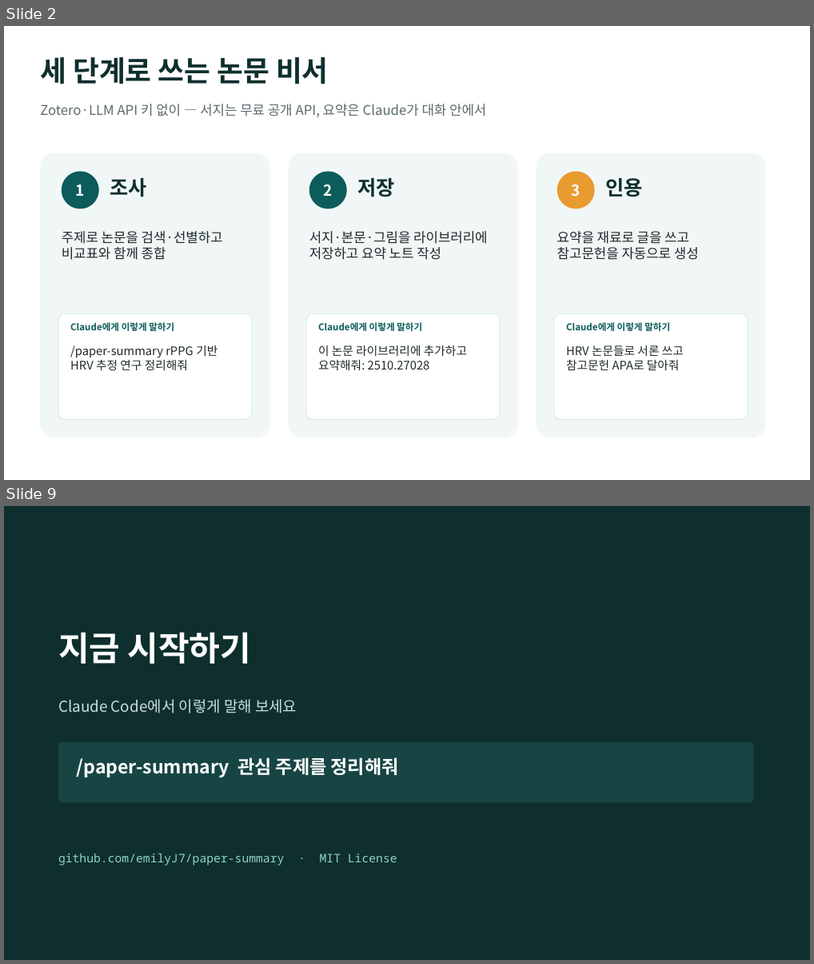
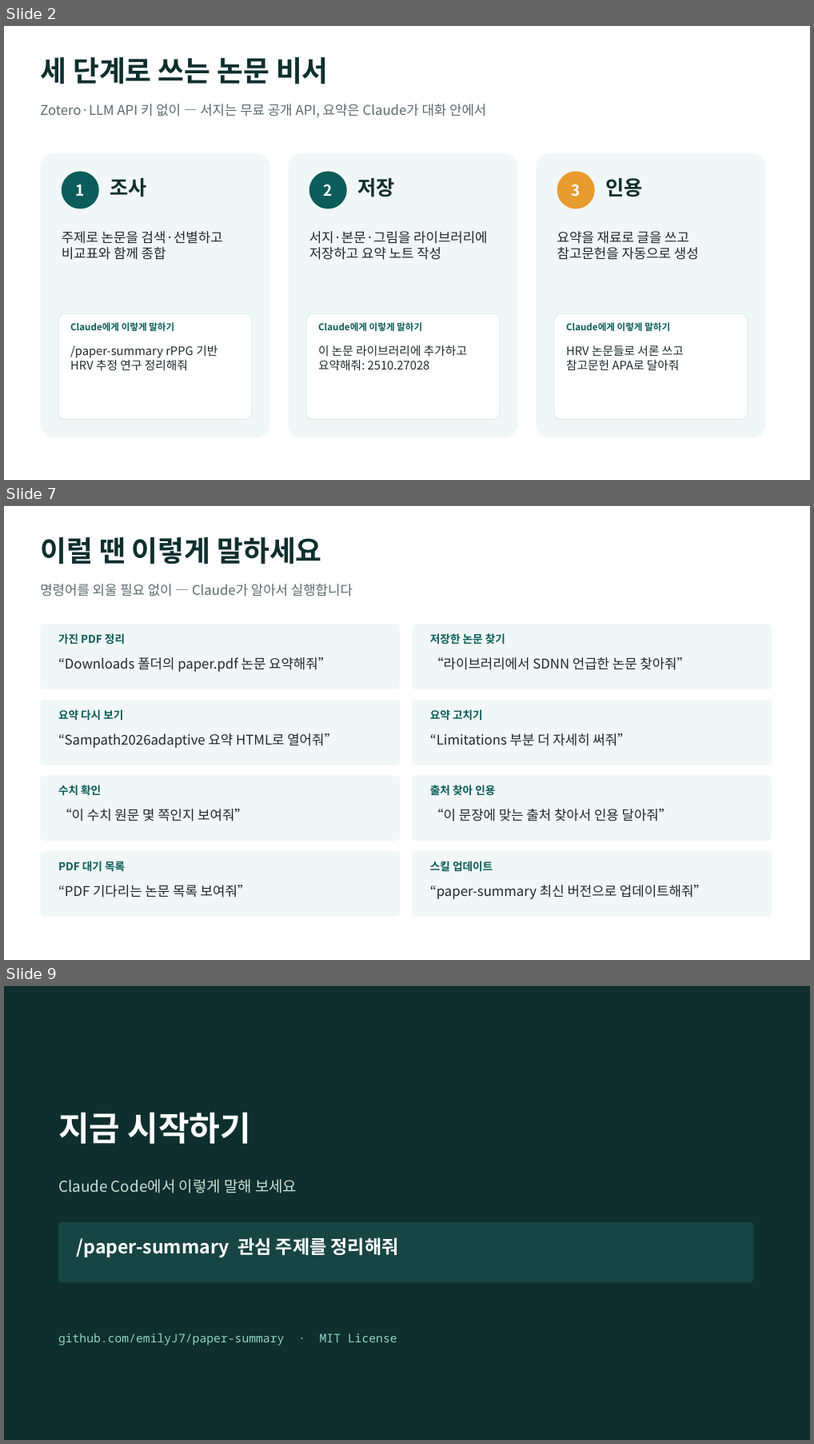
Before and after one commit to emilyJ7/paper-summary, a slide deck: docs/paper-summary_사용가이드.pptx. Shown one above the other, each under a label of ours: slides 2 and 9 before the commit, slides 2, 7 and 9 after it; the slides between them are not shown. The pictures are 814x964 and 814x1444 pixels, drawn with LibreOffice and Linux fonts; fonts in the diff are those of the drawing. Boxes give left, top, right and bottom in pixels: in the first picture for what was removed or moved away, otherwise in the second. Text is boxed around its words. In the diff, an @@ line names an element or a change of style, - is before the commit and + after.

```diff
--- a/docs/paper-summary_사용가이드.pptx
+++ b/docs/paper-summary_사용가이드.pptx
@@ slide 7 added at (4, 506, 810, 960), background #FFFFFF @@
@@ text added at (40, 537, 322, 564), 34 pt, text #0E2F2E, bold @@
+이럴 땐 이렇게 말하세요
@@ text added at (40, 584, 353, 596), 16 pt, text #5C6B6D @@
+명령어를 외울 필요 없이 — Claude가 알아서 실행합니다
@@ rounded rectangle added at (40, 624, 400, 689), fill #F1F7F6 @@
@@ rounded rectangle added at (412, 624, 772, 689), fill #F1F7F6 @@
@@ text added at (58, 633, 125, 644), 13 pt, text #0B5C5A, bold @@
+가진 PDF 정리
@@ text added at (430, 633, 506, 644), 13 pt, text #0B5C5A, bold @@
+저장한 논문 찾기
@@ text added at (58, 657, 331, 672), 16 pt, text #1F292B @@
+“Downloads 폴더의 paper.pdf 논문 요약해줘”
@@ text added at (430, 657, 690, 670), 16 pt, text #1F292B @@
+“라이브러리에서 SDNN 언급한 논문 찾아줘”
@@ rounded rectangle added at (40, 700, 400, 765), fill #F1F7F6 @@
@@ text added at (58, 709, 123, 720), 13 pt, text #0B5C5A, bold @@
+요약 다시 보기
@@ rounded rectangle added at (412, 700, 772, 765), fill #F1F7F6 @@
@@ text added at (430, 709, 483, 720), 13 pt, text #0B5C5A, bold @@
+요약 고치기
@@ text added at (58, 733, 338, 748), 16 pt, text #1F292B @@
+“Sampath2026adaptive 요약 HTML로 열어줘”
@@ text added at (430, 733, 631, 746), 16 pt, text #1F292B @@
+“Limitations 부분 더 자세히 써줘”
@@ rounded rectangle added at (40, 776, 400, 840), fill #F1F7F6 @@
@@ text added at (58, 784, 101, 796), 13 pt, text #0B5C5A, bold @@
+수치 확인
@@ rounded rectangle added at (412, 776, 772, 840), fill #F1F7F6 @@
@@ text added at (430, 784, 495, 796), 13 pt, text #0B5C5A, bold @@
+출처 찾아 인용
@@ text added at (58, 808, 248, 821), 16 pt, text #1F292B @@
+“이 수치 원문 몇 쪽인지 보여줘”
@@ text added at (430, 808, 673, 821), 16 pt, text #1F292B @@
+“이 문장에 맞는 출처 찾아서 인용 달아줘”
@@ rounded rectangle added at (40, 851, 400, 916), fill #F1F7F6 @@
@@ text added at (58, 860, 125, 872), 13 pt, text #0B5C5A, bold @@
+PDF 대기 목록
@@ rounded rectangle added at (412, 851, 772, 916), fill #F1F7F6 @@
@@ text added at (430, 860, 493, 872), 13 pt, text #0B5C5A, bold @@
+스킬 업데이트
@@ text added at (58, 884, 251, 897), 16 pt, text #1F292B @@
+“PDF 기다리는 논문 목록 보여줘”
@@ text added at (430, 884, 707, 899), 16 pt, text #1F292B @@
+“paper-summary 최신 버전으로 업데이트해줘”
```
Also in this commit, not shown: 5 slides changed, 1 slide removed, 5 other files.
